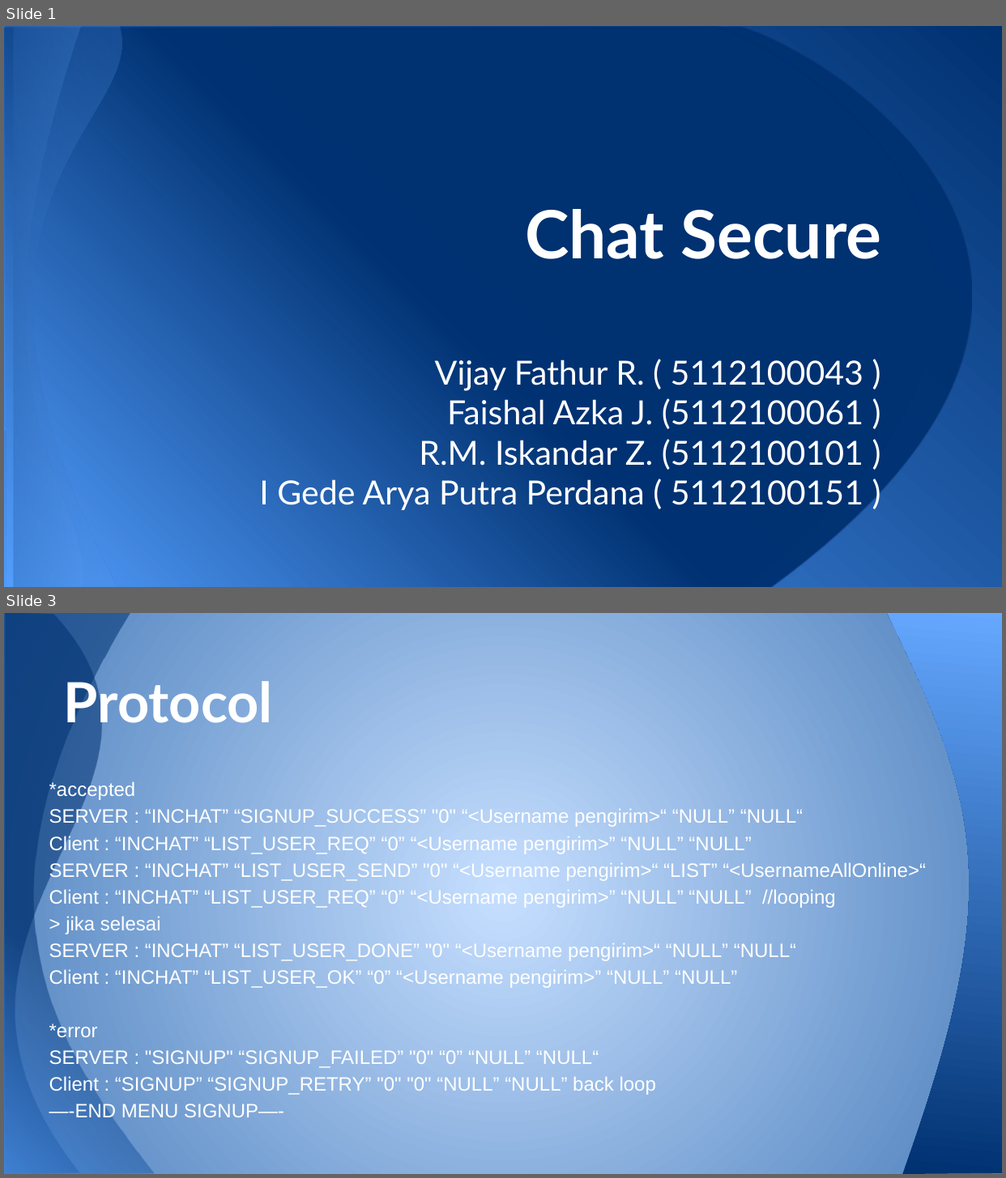
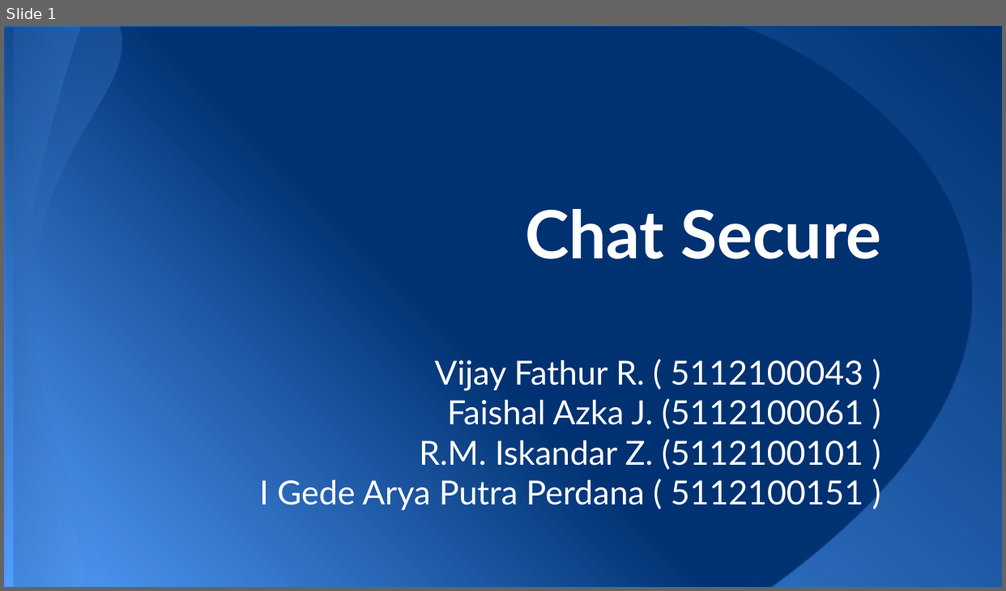
Before and after one commit to iskandarzun/KIJ, a slide deck: KIJ - Chat Secure.pptx. Shown one above the other, each under a label of ours: slides 1 and 3 before the commit, slide 1 after it; the slides between them are not shown. The pictures are 1006x1178 and 1006x591 pixels, drawn with LibreOffice and Linux fonts; fonts in the diff are those of the drawing. Boxes give left, top, right and bottom in pixels: in the first picture for what was removed or moved away, otherwise in the second. Text is boxed around its words. In the diff, an @@ line names an element or a change of style, - is before the commit and + after.

```diff
--- a/KIJ - Chat Secure.pptx
+++ b/KIJ - Chat Secure.pptx
@@ slide 3 removed at [4,613,1002,1174], background gradient #C6DFFF to #4F81BD @@
@@ freeform shape removed at [4,613,154,1174] @@
@@ freeform shape removed at [4,613,220,1174] @@
@@ freeform shape removed at [887,613,1002,1174] @@
@@ title removed at [64,675,273,733] @@
-Protocol
@@ text removed at [49,781,926,1095] @@
-*accepted
-SERVER : “INCHAT” “SIGNUP_SUCCESS” "0" “<Username pengirim>“ “NULL” “NULL“
-Client : “INCHAT” “LIST_USER_REQ” “0” “<Username pengirim>” “NULL” “NULL”
-SERVER : “INCHAT” “LIST_USER_SEND” "0" “<Username pengirim>“ “LIST” “<UsernameAllOnline>“
-Client : “INCHAT” “LIST_USER_REQ” “0” “<Username pengirim>” “NULL” “NULL” //looping
-> jika selesai
-SERVER : “INCHAT” “LIST_USER_DONE” "0" “<Username pengirim>“ “NULL” “NULL“
-Client : “INCHAT” “LIST_USER_OK” “0” “<Username pengirim>” “NULL” “NULL”
-*error
-SERVER : "SIGNUP" “SIGNUP_FAILED” "0" “0” “NULL” “NULL“
-Client : “SIGNUP” “SIGNUP_RETRY” "0" "0" “NULL” “NULL” back loop
-—-END MENU SIGNUP—-
```
Also in this commit, not shown: 6 slides changed, 2 slides added, 2 other slides removed.
